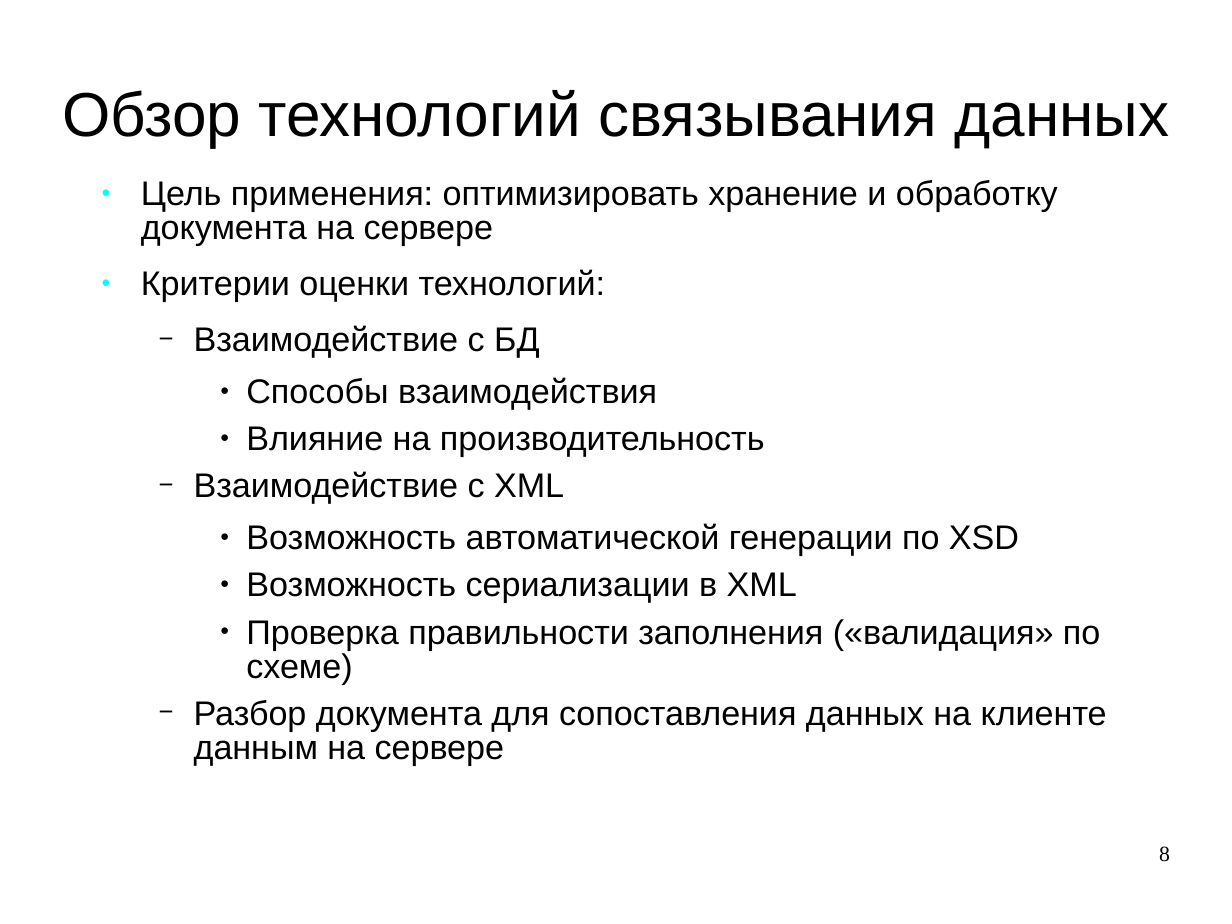
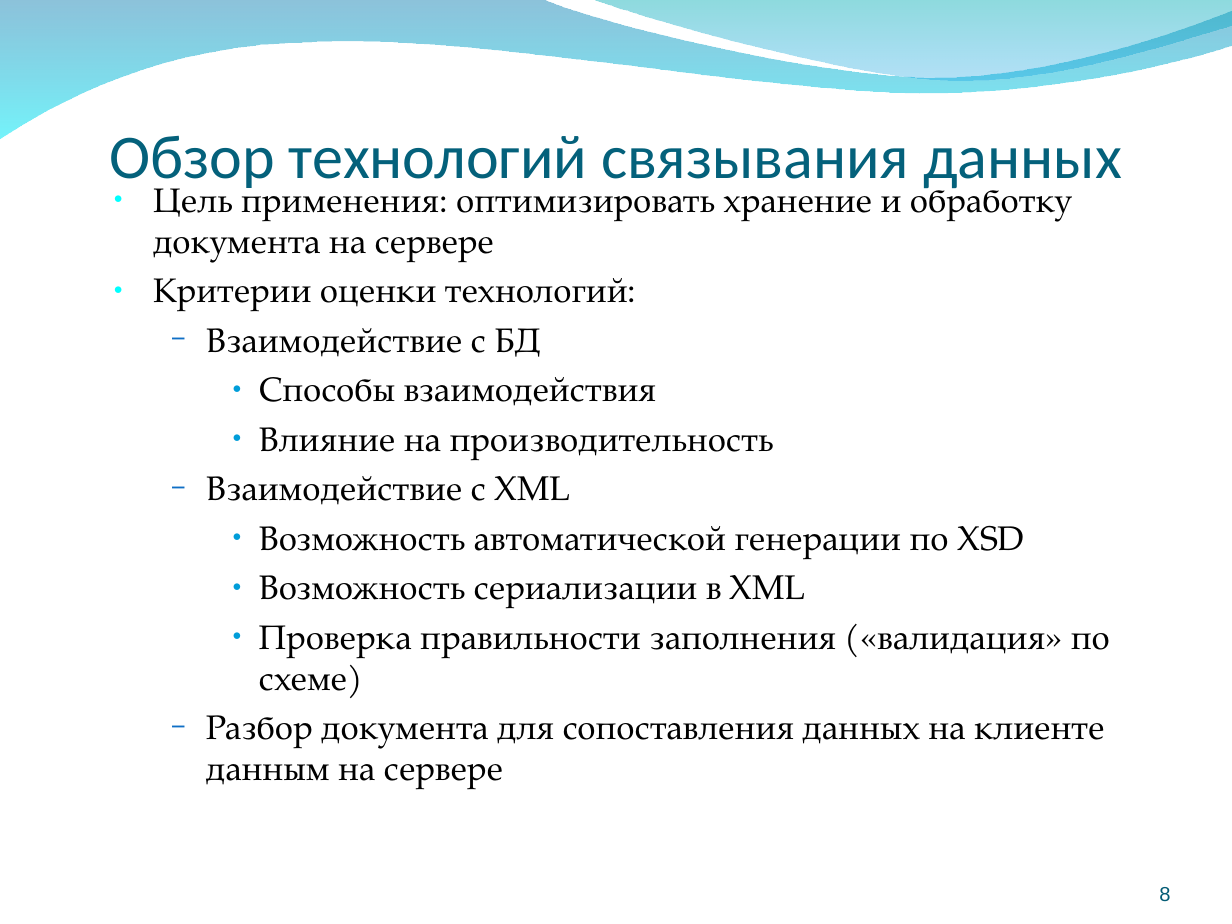
Before and after one commit to aeremenok/a-team-777, a slide deck: slide 8 of diploma/eav/diploma/demo.ppt. Drawn at 1232x924 pixels with LibreOffice and Linux fonts; fonts in the diff are those of the drawing; background and template pictures are left out. Boxes give left, top, right and bottom in pixels: in the first picture for what was removed or moved away, otherwise in the second. Text is boxed around its words. In the diff, an @@ line names an element or a change of style, - is before the commit and + after.

```diff
--- a/diploma/eav/diploma/demo.ppt
+++ b/diploma/eav/diploma/demo.ppt
@@ freeform shape added at [0,0,1232,140], fill gradient #0079AF to #00EBF8 @@
@@ freeform shape added at [590,0,1232,85], fill gradient #00ADB6 to #009BE5 @@
@@ title "Обзор технологий связывания данных" at [109,135,1122,194]: font Arial to Calibri, text colour #000000 to #04617B; line spacing 0.93 to 1; vertical alignment middle to bottom @@
@@ text "Цель применения: оптимизировать хранение и ..." at [153,179,1110,790]: font Arial to TeX Gyre Pagella; line spacing 0.83 to 1; less space between paragraphs; bullet colour #000000 to #0F6FC6; bullet colour #000000 to #009DD9 @@
@@ page number: place and size @@
-page number at [1159,846,1170,862]
+page number at [1159,887,1170,902]
@@ page number at [1159,887,1170,902]: size 14 to 13 pt, font Times New Roman to Arial, text colour #000000 to #045C75; line spacing 0.95 to 0.93; vertical alignment top to bottom @@
```
Also in this commit, not shown: 14 other slides changed, 1 slide added, 1 slide removed, 1 other file.
